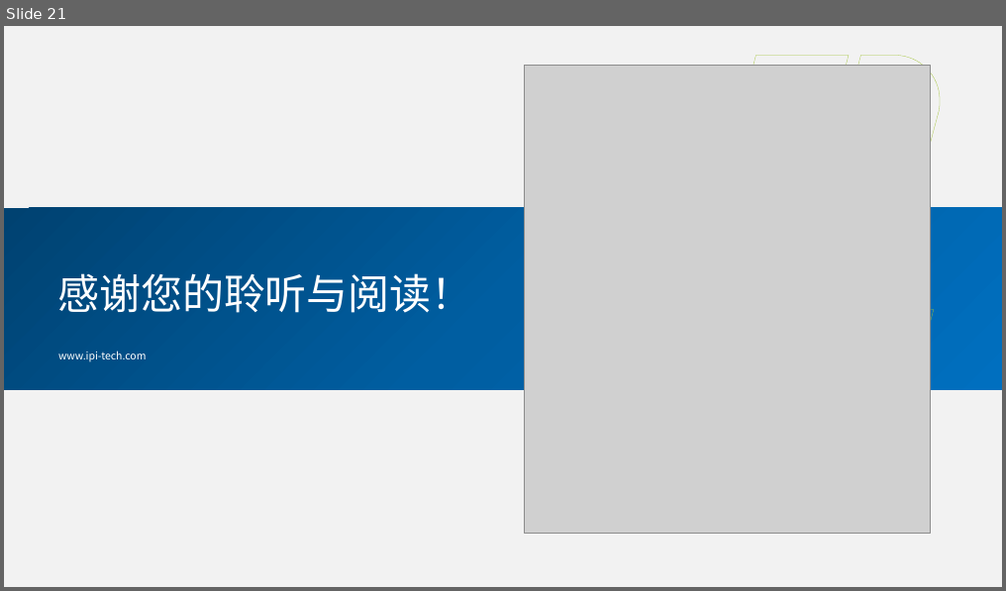
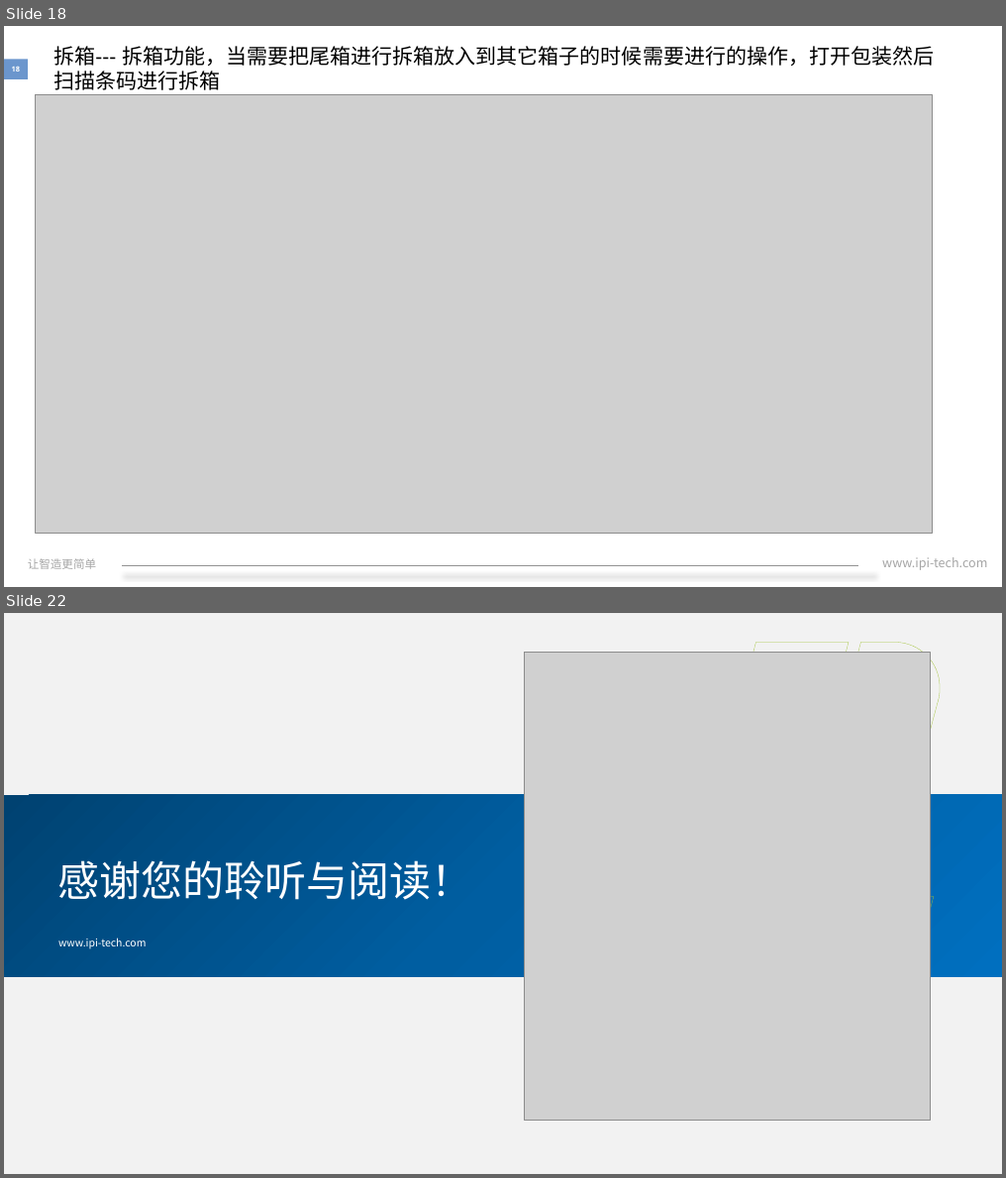
Before and after one commit to xiaozixiang/DocMent, a slide deck: IPI-HR-30-07A转正述职报告.pptx. Shown one above the other, each under a label of ours: slide 21 before the commit, slides 18 and 22 after it; the slides between them are not shown. The pictures are 1006x591 and 1006x1178 pixels, drawn with LibreOffice and Linux fonts; fonts in the diff are those of the drawing; grey boxes stand for pictures; background and template pictures are left out. Boxes give left, top, right and bottom in pixels: in the first picture for what was removed or moved away, otherwise in the second. Text is boxed around its words. In the diff, an @@ line names an element or a change of style, - is before the commit and + after.

```diff
--- a/IPI-HR-30-07A转正述职报告.pptx
+++ b/IPI-HR-30-07A转正述职报告.pptx
@@ slide 18 added at (x1=4, y1=26, x2=1002, y2=587), background #FFFFFF @@
@@ text added at (x1=54, y1=46, x2=934, y2=90), 20 pt, text #000000 @@
+拆箱--- 拆箱功能，当需要把尾箱进行拆箱放入到其它箱子的时候需要进行的操作，打开包装然后扫描条码进行拆箱
@@ page number added at (x1=4, y1=59, x2=27, y2=79), fill #6B96CD, 7 pt, text #FFFFFF, bold @@
+18
@@ picture added at (x1=36, y1=94, x2=933, y2=533) @@
@@ text added at (x1=28, y1=559, x2=96, y2=570), 11 pt, text #A6A6A6 @@
+让智造更简单
@@ text added at (x1=882, y1=558, x2=987, y2=570), 12 pt, text #A6A6A6 @@
+www.ipi-tech.com
@@ line added from (122, 566) to (858, 566), #929292 0.5 pt @@
@@ what was slide 21 is now slide 22 @@
```
Also in this commit, not shown: 15 slides changed, 3 other slides added, 3 slides removed.
